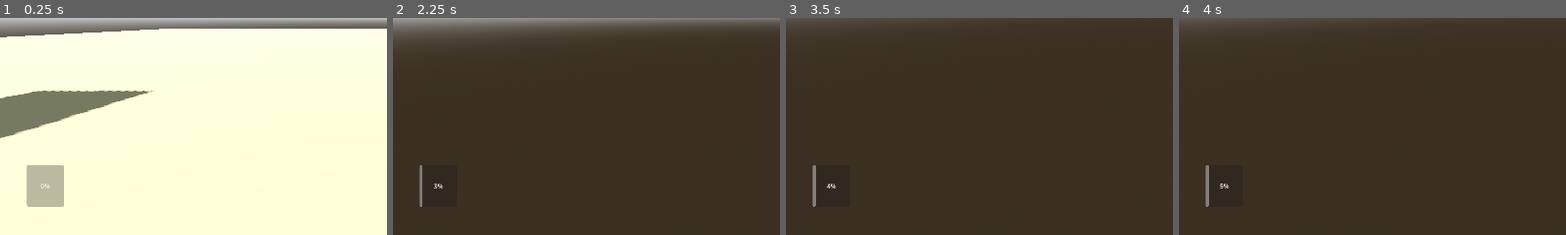
Above: before the commit, frames 1-4 (left to right).
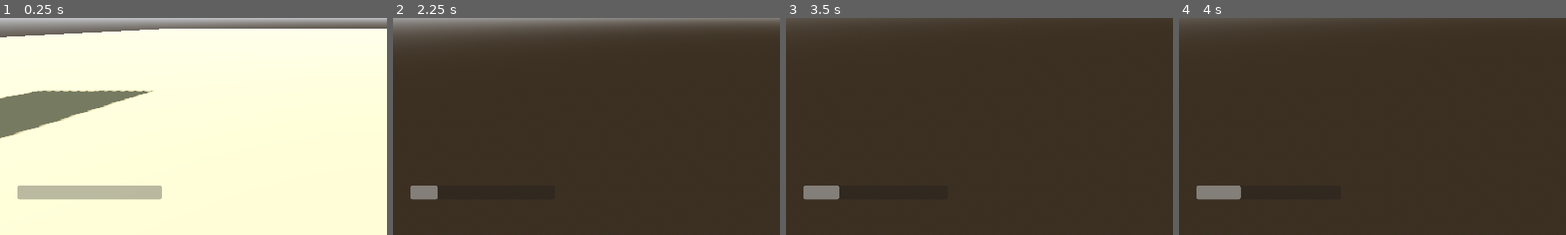
Above: after the commit, the same moments.

Repository: herenereh/crash-pizza
Game: Godot game, scene res://main.tscn
The game is run twice, just before and just after one commit, with the same random seed, the same clock (stepped at 60 frames per second) and the same inputs.
Inputs (mouse positions are % of the whole screen's width and height, from its top left):
- Up to frame 1 (0.25 s): no input
- Up to frame 2 (2.25 s): tap Enter at 0.5 s; move the mouse to (55, 50) at 0.52 s; hold W (up) from 0.53 s (still down); tap Shift (Dash) at 0.6, 1.35, 2.1 s; tap Space (Jump) at 0.77, 1.52 s; move the mouse to (45, 50) at 1.27 s; move the mouse to (52, 48) at 2.02 s
- Up to frame 3 (3.5 s): keep holding W (up); tap Space (Jump) at 2.75, 3.02 s; move the mouse to (49, 52) at 2.77 s; tap Shift (Dash) at 2.85 s
- Up to frame 4 (4 s): keep holding W (up); tap Enter at 3.5 s; move the mouse to (57, 51) at 3.52 s; tap Shift (Dash) at 3.6 s; tap Space (Jump) at 3.77 s
The pictures show only the part of the screen within x 0-50%, y 50-100%; the shares and areas given below are measured in that part.

The runs differ from the first frame. In frame 1, 3.0% of the frame differs, in the area x 4-42%, y 67-88%; in frame 2, 0.5%; in frame 3, 0.7%; in frame 4, 0.8%.

Commit message:
Dash Bar updated

Diff:
--- a/gui/DashBar.gd
+++ b/gui/DashBar.gd
@@ -1,11 +1,30 @@
 extends ProgressBar
 
 @export var player: Player
-@export var regen_per_unit: int = 5
+@export var increase_per_dash: float = 5.0
+@export var decrease_per_second: float = 1.0
+@export var wait_before_decay: float = 3.0
+
+var time_since_last_dash := 0.0
 
 func _ready():
-	player.dashed.connect(update)
+	player.dashed.connect(_on_player_dashed)
 	update()
+	set_process(true)
+
+func _on_player_dashed():
+	player.CURRENT_DASH += increase_per_dash
+	player.CURRENT_DASH = clamp(player.CURRENT_DASH, 0, player.MAX_DASH)
+	time_since_last_dash = 0.0
+	update()
+
+func _process(delta):
+	time_since_last_dash += delta
+
+	if time_since_last_dash > wait_before_decay:
+		player.CURRENT_DASH -= decrease_per_second * delta
+		player.CURRENT_DASH = clamp(player.CURRENT_DASH, 0, player.MAX_DASH)
+		update()
 
 func update():
 	value = player.CURRENT_DASH * 100 / player.MAX_DASH
--- a/main.tscn
+++ b/main.tscn
@@ -98,9 +98,10 @@
 [node name="CanvasLayer" type="CanvasLayer" parent="."]
 
 [node name="ProgressBar" type="ProgressBar" parent="CanvasLayer" node_paths=PackedStringArray("player")]
-offset_left = 66.0
-offset_top = 906.0
-offset_right = 159.0
-offset_bottom = 1010.0
+offset_left = 43.0
+offset_top = 957.0
+offset_right = 401.0
+offset_bottom = 992.0
+show_percentage = false
 script = ExtResource("2_wexk0")
 player = NodePath("../../Player")
